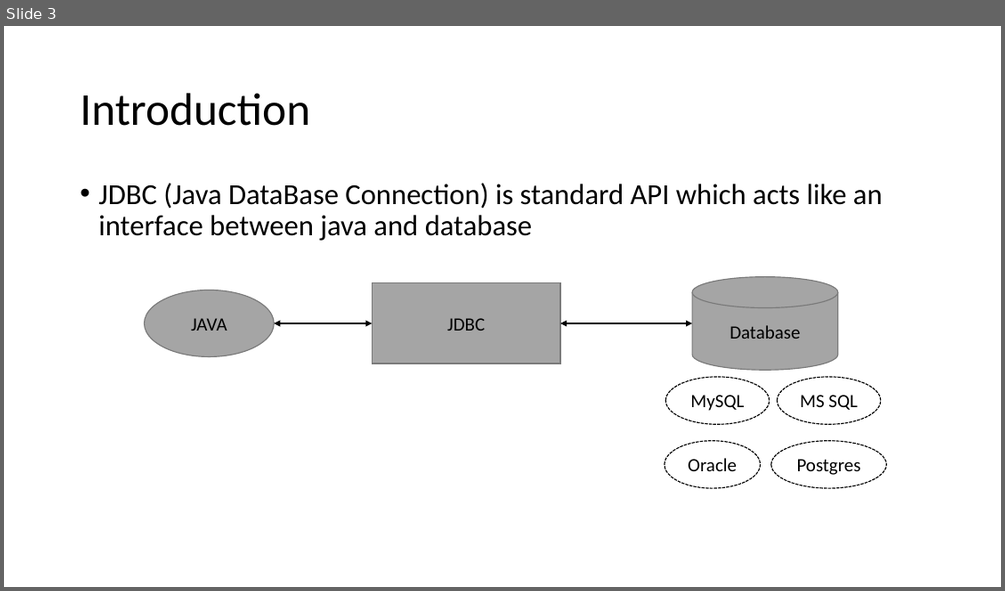
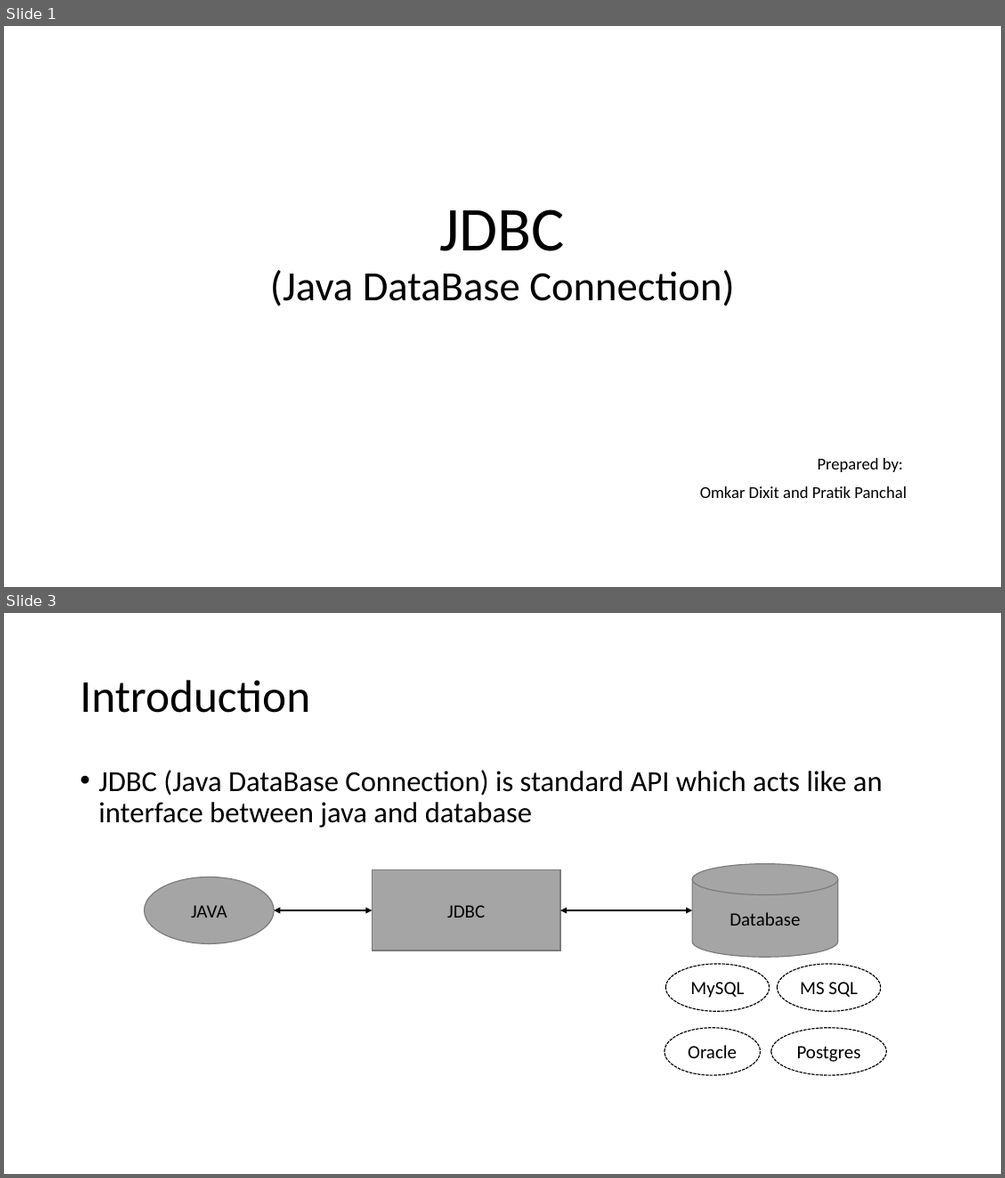
Before and after one commit to psp2108/JDBC_demo, a slide deck: JDBC_PPT/JDBC.pptx. Shown one above the other, each under a label of ours: slide 3 before the commit, slides 1 and 3 after it; the slides between them are not shown. The pictures are 1005x591 and 1005x1178 pixels, drawn with LibreOffice and Linux fonts; fonts in the diff are those of the drawing. Boxes give left, top, right and bottom in pixels: in the first picture for what was removed or moved away, otherwise in the second. Text is boxed around its words. In the diff, an @@ line names an element or a change of style, - is before the commit and + after.

```diff
--- a/JDBC_PPT/JDBC.pptx
+++ b/JDBC_PPT/JDBC.pptx
@@ slide 1 added at <box>4,26,1001,587</box>, background #FFFFFF @@
@@ title added at <box>270,209,734,306</box>, 40 pt, text #000000 @@
+JDBC
+(Java DataBase Connection)
@@ subtitle added at <box>700,458,906,498</box>, 16 pt, text #000000 @@
+Prepared by:
+Omkar Dixit and Pratik Panchal
```
Also in this commit, not shown: 12 slides changed, 3 other slides added, 3 slides removed.
